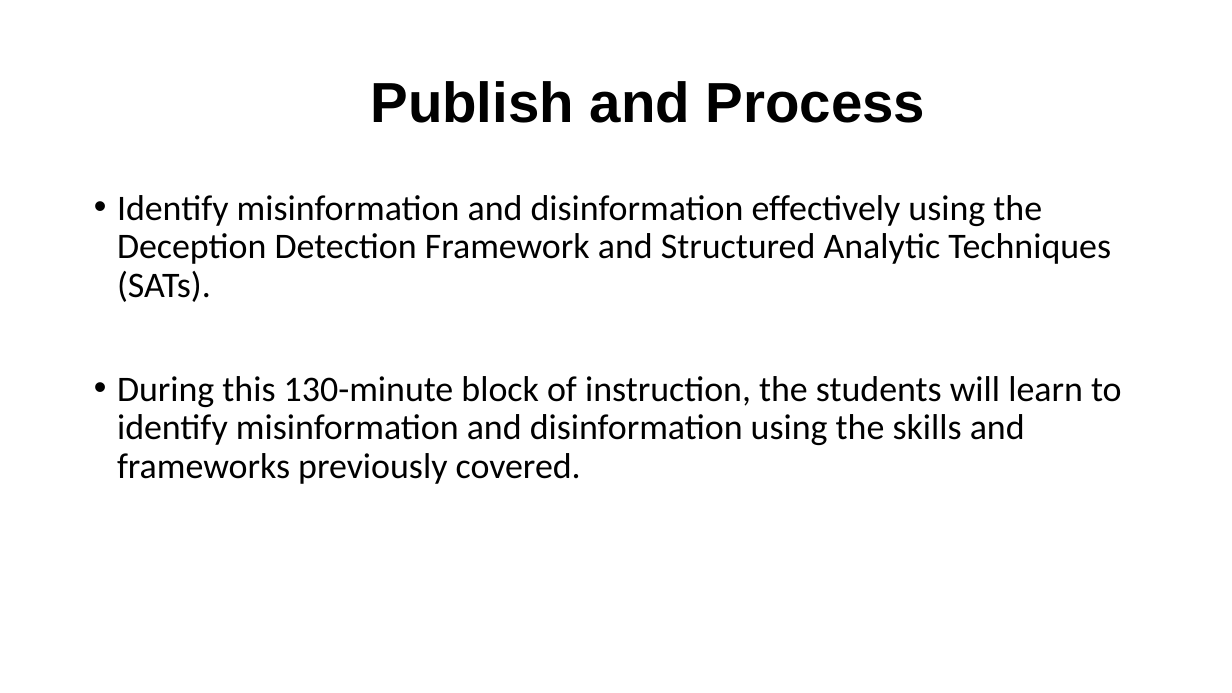
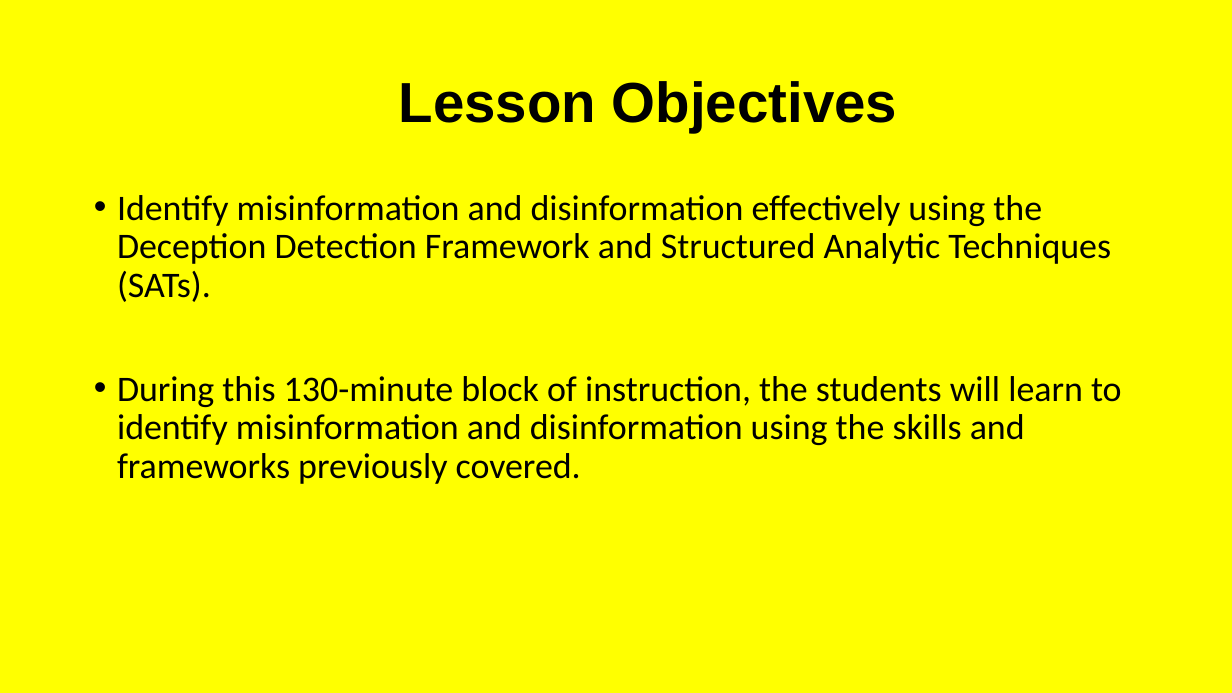
Before and after one commit to irregularchat/Counter_Malign_Information_Training, a slide deck: slide 6 of Counter_Malign_Information/4-Implement-For_Instructors/Lesson_Plans/Lesson_05-Identify_Malign_Information/Audio_Visual-Identify_Misinformation/Instructor-Lesson_Slide-Identify_Misinformation.pptx (slide 4 before the commit). Drawn at 1232x693 pixels with LibreOffice and Linux fonts; fonts in the diff are those of the drawing. Boxes give left, top, right and bottom in pixels: in the first picture for what was removed or moved away, otherwise in the second. Text is boxed around its words. In the diff, an @@ line names an element or a change of style, - is before the commit and + after.

```diff
--- a/Counter_Malign_Information/4-Implement-For_Instructors/Lesson_Plans/Lesson_05-Identify_Malign_Information/Audio_Visual-Identify_Misinformation/Instructor-Lesson_Slide-Identify_Misinformation.pptx
+++ b/Counter_Malign_Information/4-Implement-For_Instructors/Lesson_Plans/Lesson_05-Identify_Malign_Information/Audio_Visual-Identify_Misinformation/Instructor-Lesson_Slide-Identify_Misinformation.pptx
@@ background #FFFFFF to #FFFF00 @@
@@ title at bbox=[399, 81, 897, 132]: text changed @@
-Publish and Process
+Lesson Objectives
```
Also in this commit, not shown: 16 other slides changed, 27 slides added, 1 slide removed, 3 other files.
